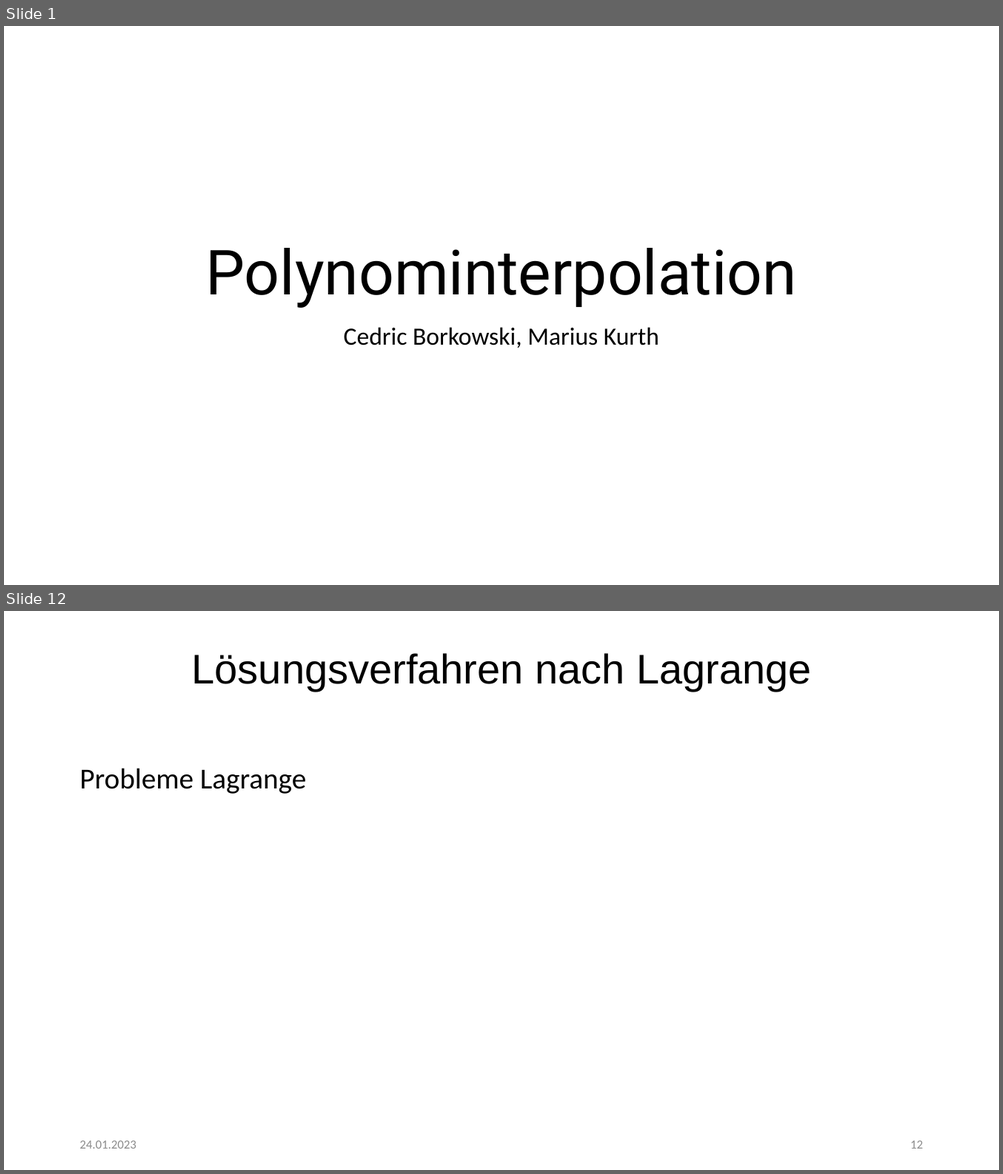
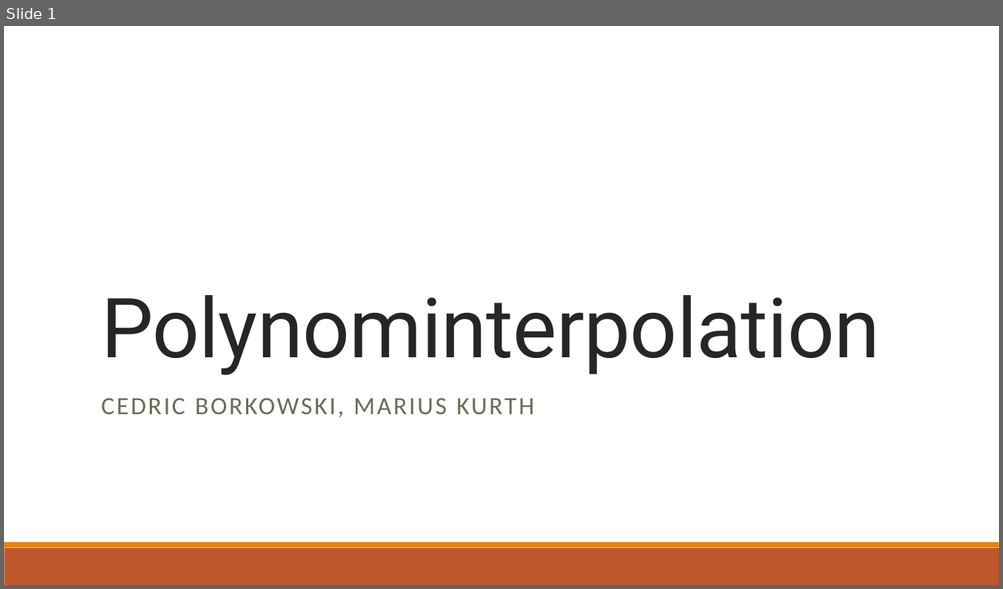
Before and after one commit to CedricBorko/Seminar-Modellierung-Polynominterpolation, a slide deck: Polynominterpolation.pptx. Shown one above the other, each under a label of ours: slides 1 and 12 before the commit, slide 1 after it; the slides between them are not shown. The pictures are 1003x1174 and 1003x589 pixels, drawn with LibreOffice and Linux fonts; fonts in the diff are those of the drawing. Boxes give left, top, right and bottom in pixels: in the first picture for what was removed or moved away, otherwise in the second. Text is boxed around its words. In the diff, an @@ line names an element or a change of style, - is before the commit and + after.

```diff
--- a/Polynominterpolation.pptx
+++ b/Polynominterpolation.pptx
@@ slide 12 removed at (x1=4, y1=611, x2=999, y2=1170), background #FFFFFF @@
@@ title removed at (x1=192, y1=653, x2=811, y2=691) @@
-Lösungsverfahren nach Lagrange
@@ text removed at (x1=79, y1=768, x2=306, y2=794) @@
-Probleme Lagrange
@@ text removed at (x1=79, y1=1141, x2=136, y2=1149) @@
-24.01.2023
@@ page number removed at (x1=910, y1=1141, x2=922, y2=1149) @@
-12
@@ slide 1 changed as well @@
@@ title "Polynominterpolation" moved from (x1=205, y1=248, x2=797, y2=308) to (x1=101, y1=295, x2=879, y2=375) @@
@@ title "Polynominterpolation" at (x1=101, y1=295, x2=879, y2=375): size 60 to 80 pt, text colour #000000 to #262626, letter spacing 0 to -0.5 pt; alignment centre to left; line spacing 0.9 to 0.85 @@
@@ subtitle at (x1=101, y1=398, x2=534, y2=417): text changed; text colour #000000 to #637052 @@
-Cedric Borkowski, Marius Kurth
+CEDRIC BORKOWSKI, MARIUS KURTH
@@ rectangle added at (x1=4, y1=548, x2=999, y2=585), fill #BD582C @@
@@ rectangle added at (x1=4, y1=543, x2=999, y2=548), fill #E48312 @@
```
Also in this commit, not shown: 11 other slides changed, 15 slides added, 11 other slides removed, 5 other files.
